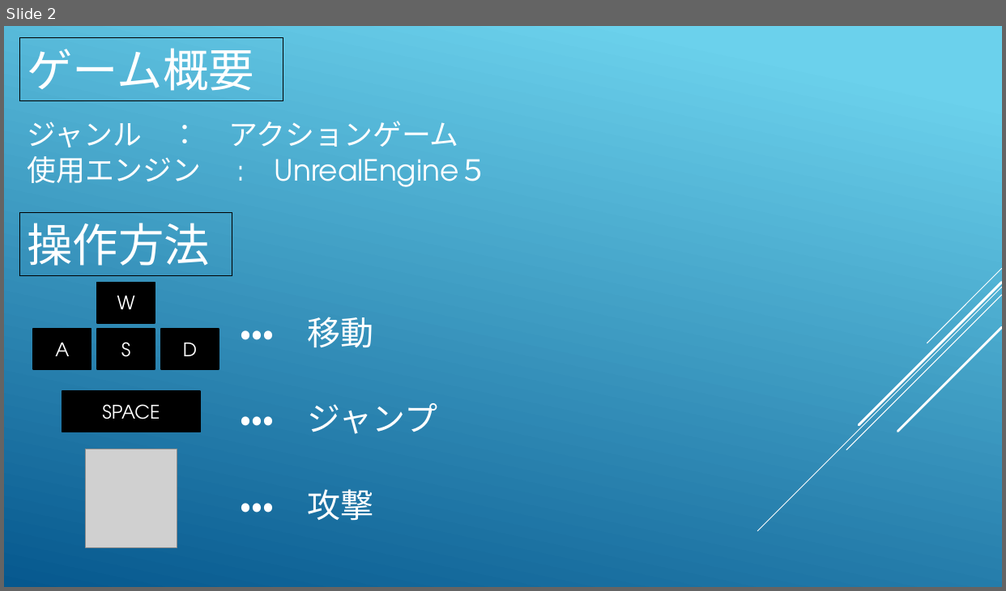
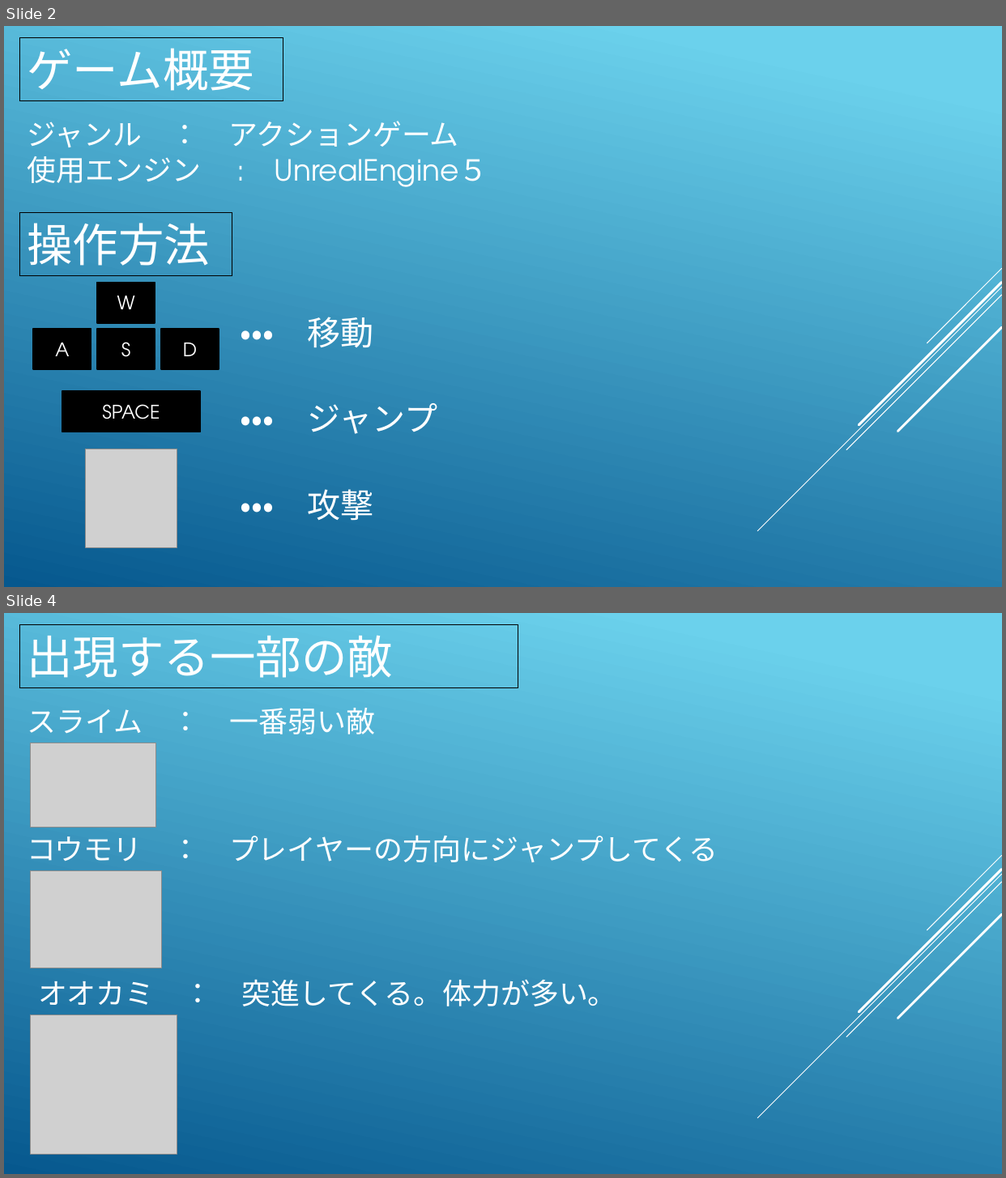
Before and after one commit to KawanoTakumi/2B-Team, a slide deck: Back To Home.pptx. Shown one above the other, each under a label of ours: slide 2 before the commit, slides 2 and 4 after it; the slides between them are not shown. The pictures are 1006x591 and 1006x1178 pixels, drawn with LibreOffice and Linux fonts; fonts in the diff are those of the drawing; grey boxes stand for pictures. Boxes give left, top, right and bottom in pixels: in the first picture for what was removed or moved away, otherwise in the second. Text is boxed around its words. In the diff, an @@ line names an element or a change of style, - is before the commit and + after.

```diff
--- a/Back To Home.pptx
+++ b/Back To Home.pptx
@@ slide 4 added at (4,613,1002,1174), background gradient #6ED2EB to #06588E; not listed: 5 template elements that a slide beside it also shows @@
@@ rectangle added at (19,625,518,688), outline #000000 0.75 pt, 44 pt, text #FFFFFF @@
+出現する一部の敵
@@ text added at (27,708,375,735), 28 pt, text #FFFFFF @@
+スライム ： 一番弱い敵
@@ picture added at (31,743,156,827) @@
@@ text added at (27,835,718,862), 28 pt, text #FFFFFF @@
+コウモリ ： プレイヤーの方向にジャンプしてくる
@@ picture added at (31,871,162,969) @@
@@ text added at (38,979,617,1007), 28 pt, text #FFFFFF @@
+オオカミ ： 突進してくる。体力が多い。
@@ picture added at (31,1015,177,1154) @@
```
Also in this commit, not shown: 3 slides changed, 1 slide removed, 21 other files.
